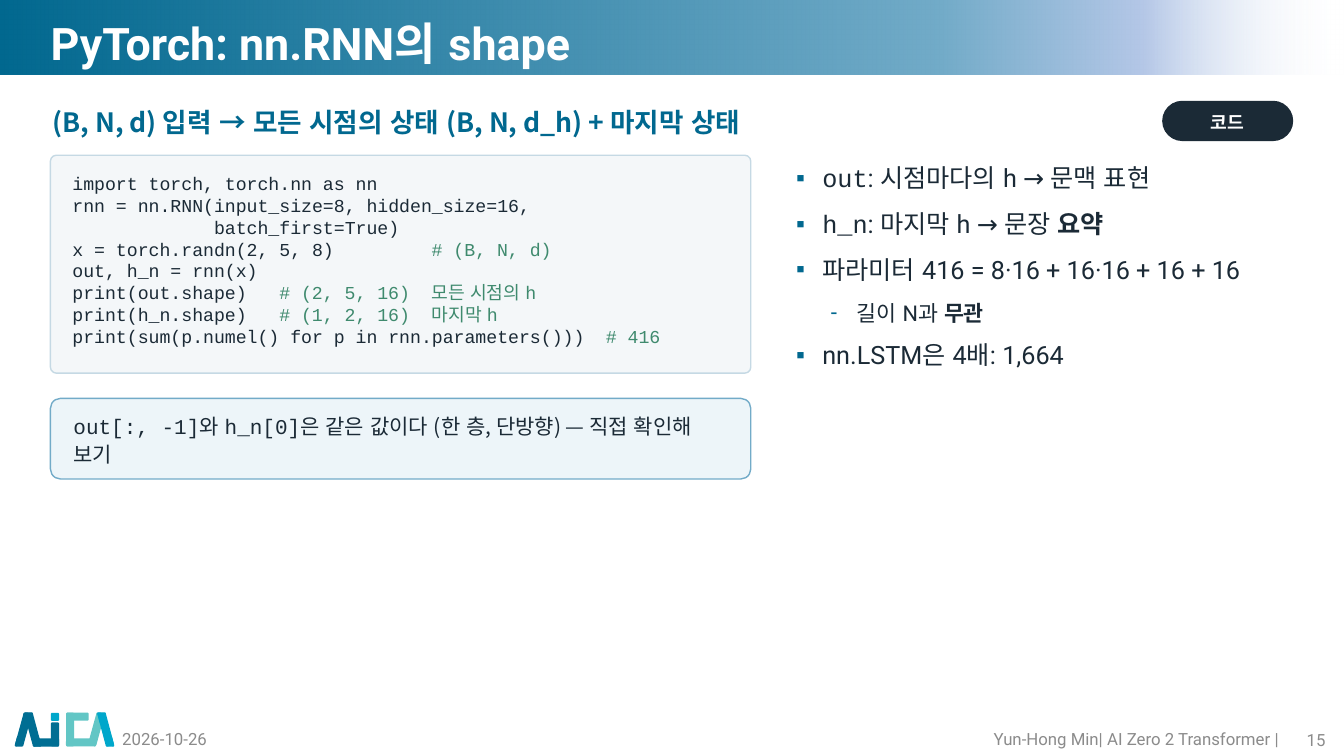
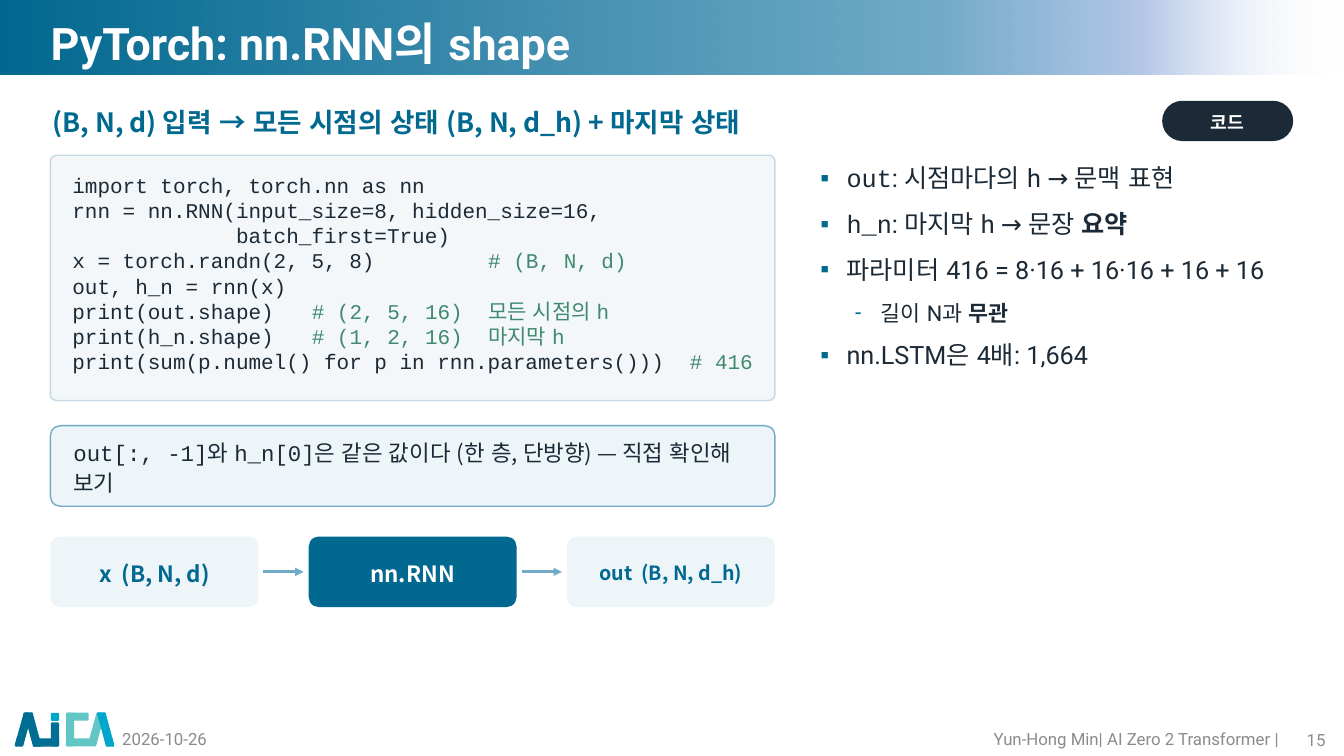
Before and after one commit to myunhh/AI-Zero-2-Transformers, a slide deck: slide 15 of lectures/week04_rnn_lstm_seq2seq.pptx. Drawn at 1344x756 pixels with LibreOffice and Linux fonts; fonts in the diff are those of the drawing; background and template pictures are left out. Boxes give left, top, right and bottom in pixels: in the first picture for what was removed or moved away, otherwise in the second. Text is boxed around its words. In the diff, an @@ line names an element or a change of style, - is before the commit and + after.

```diff
--- a/lectures/week04_rnn_lstm_seq2seq.pptx
+++ b/lectures/week04_rnn_lstm_seq2seq.pptx
@@ rounded rectangle: place and size @@
-rounded rectangle at (50,155,751,373)
+rounded rectangle at (50,155,775,400)
@@ rounded rectangle at (50,155,775,400): proportions changed @@
@@ text "import torch, torch.nn as nn" at (72,178,753,374): size 13 to 15 pt @@
@@ text "out: 시점마다의 h → 문맥 ...": place and size @@
-text "out: 시점마다의 h → 문맥 ..." at (822,166,1240,368)
+text "out: 시점마다의 h → 문맥 ..." at (847,166,1264,368)
@@ rounded rectangle "out[:, -1]와 h_n[0]은 같은 값이다 ...": place and size @@
-rounded rectangle "out[:, -1]와 h_n[0]은 같은 값이다 ..." at (50,398,751,479)
+rounded rectangle "out[:, -1]와 h_n[0]은 같은 값이다 ..." at (50,425,775,506)
@@ rounded rectangle "out[:, -1]와 h_n[0]은 같은 값이다 ..." at (50,425,775,506): size 15 to 16 pt @@
@@ rounded rectangle added at (50,536,258,607), fill #EDF5F9 @@
@@ rounded rectangle added at (309,536,516,607), fill #01688F @@
@@ rounded rectangle added at (568,536,775,607), fill #EDF5F9 @@
@@ text added at (99,563,210,587), 16 pt, text #01688F, bold @@
+x (B, N, d)
@@ text added at (370,565,455,583), 16 pt, text #FFFFFF, bold @@
+nn.RNN
@@ text added at (599,564,743,584), 14 pt, text #01688F, bold @@
+out (B, N, d_h)
@@ arrow added from (263, 572) to (303, 572), #72ABC8 2 pt @@
@@ arrow added from (522, 572) to (563, 572), #72ABC8 2 pt @@
```
Also in this commit, not shown: 27 other slides changed, 14 other files.
